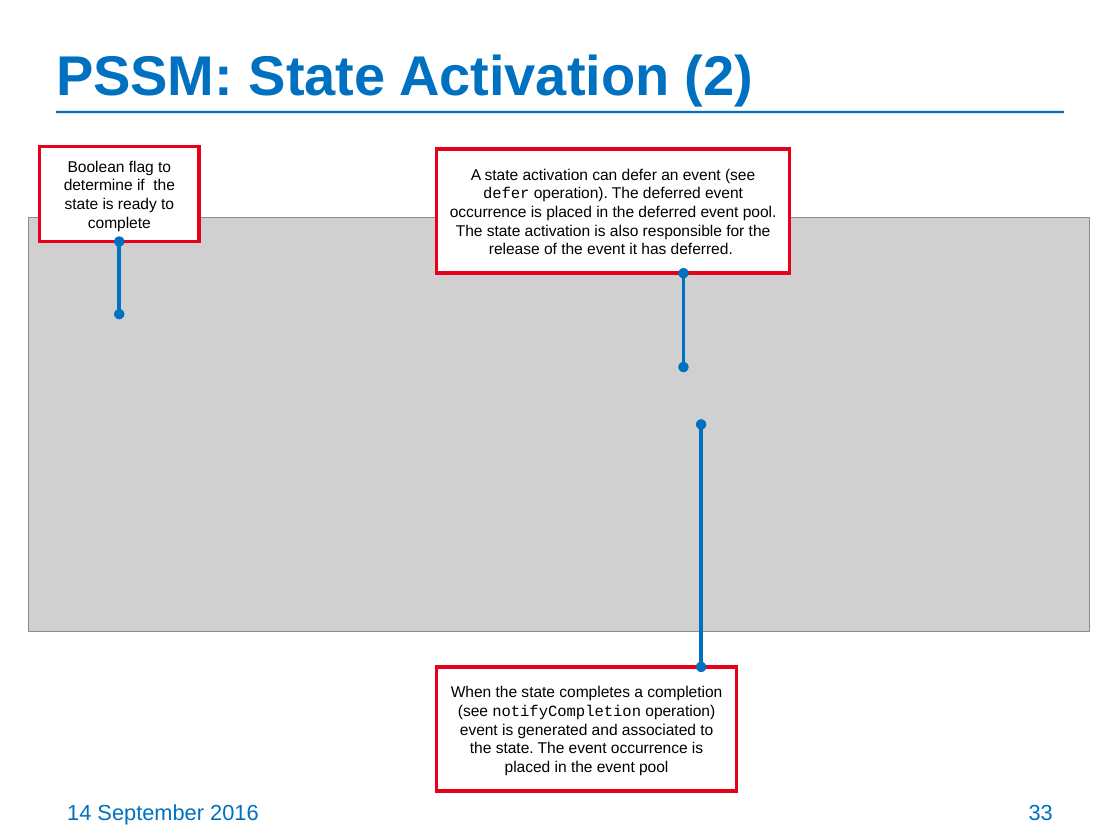
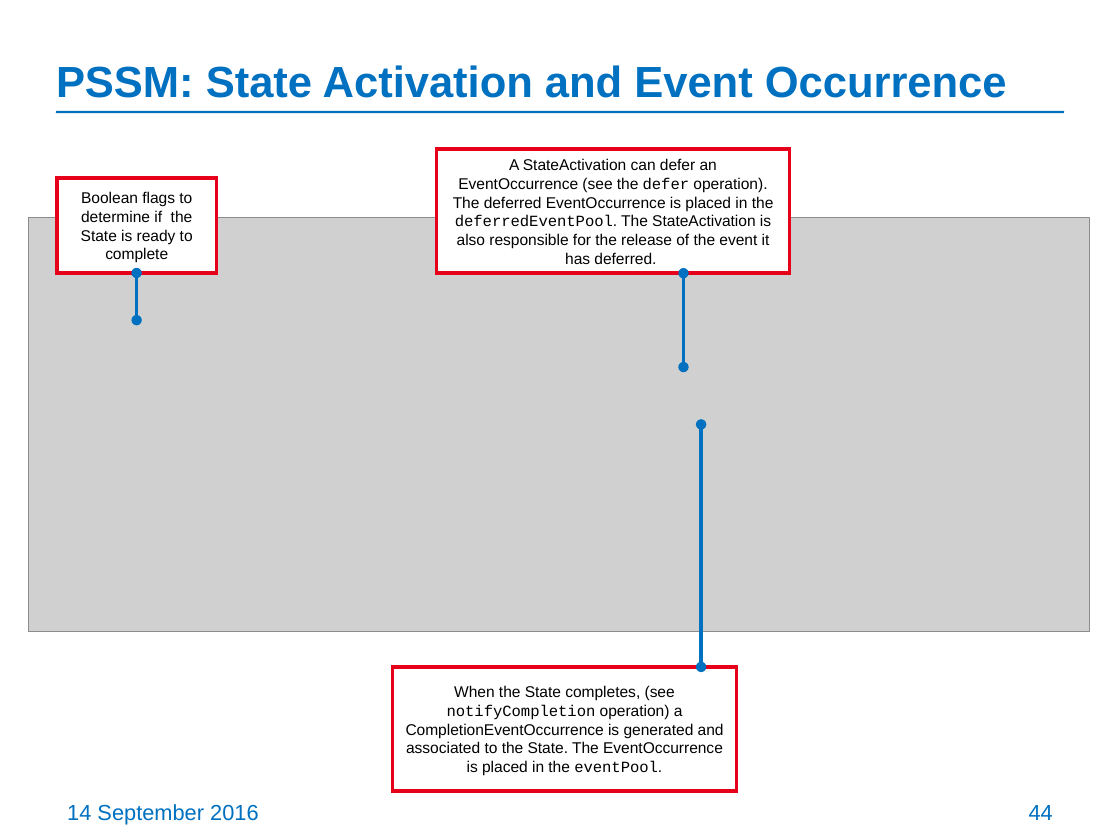
Before and after one commit to ModelDriven/PSSM, a slide deck: slide 44 of Presentations/201609-Chicago-Meeting/PSSM-initial-submission-update.pptx (slide 35 before the commit). Drawn at 1120x840 pixels with LibreOffice and Linux fonts; fonts in the diff are those of the drawing; grey boxes stand for pictures. Boxes give left, top, right and bottom in pixels: in the first picture for what was removed or moved away, otherwise in the second. Text is boxed around its words. In the diff, an @@ line names an element or a change of style, - is before the commit and + after.

```diff
--- a/Presentations/201609-Chicago-Meeting/PSSM-initial-submission-update.pptx
+++ b/Presentations/201609-Chicago-Meeting/PSSM-initial-submission-update.pptx
@@ title at bbox=[56, 65, 1007, 98]: text changed; size 36 to 28 pt @@
-PSSM: State Activation (2)
+PSSM: State Activation and Event Occurrence
@@ rectangle "Boolean flags to determine if ...": place and size @@
-rectangle "Boolean flags to determine if ..." at bbox=[39, 147, 198, 242]
+rectangle "Boolean flags to determine if ..." at bbox=[57, 178, 216, 273]
@@ text in rectangle at bbox=[453, 158, 774, 264]: text changed @@
-A state activation can defer an event (see defer operation). The deferred event occurrence is placed in the deferred event pool. The state activation is also responsible for the release of the event it has deferred.
+A StateActivation can defer an EventOccurrence (see the defer operation). The deferred EventOccurrence is placed in the deferredEventPool. The StateActivation is also responsible for the release of the event it has deferred.
@@ text in rectangle at bbox=[81, 191, 193, 263]: text changed @@
-Boolean flag to determine if the state is ready to complete
+Boolean flags to determine if the State is ready to complete
@@ double arrow moved from (119, 315) - (119, 242) to (137, 320) - (137, 273) @@
@@ rectangle "When the State completes, (see ...": place and size @@
-rectangle "When the State completes, (see ..." at bbox=[437, 666, 737, 791]
+rectangle "When the State completes, (see ..." at bbox=[392, 666, 736, 791]
@@ text in rectangle at bbox=[406, 685, 724, 775]: text changed @@
-When the state completes a completion (see notifyCompletion operation) event is generated and associated to the state. The event occurrence is placed in the event pool
+When the State completes, (see notifyCompletion operation) a CompletionEventOccurrence is generated and associated to the State. The EventOccurrence is placed in the eventPool.
@@ page number at bbox=[1029, 805, 1053, 820]: text changed @@
-33
+44
```
Also in this commit, not shown: 36 other slides changed, 19 slides removed.
